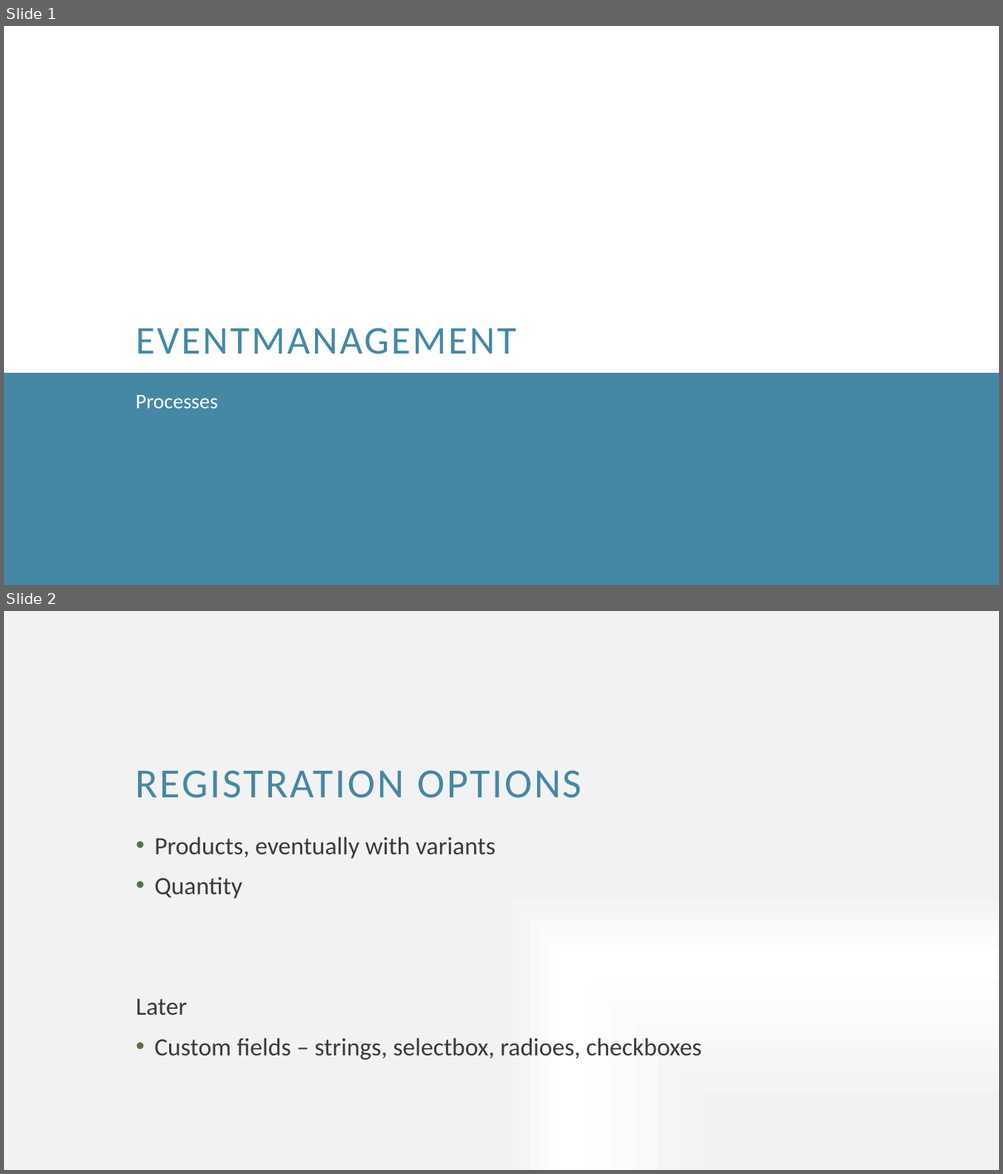
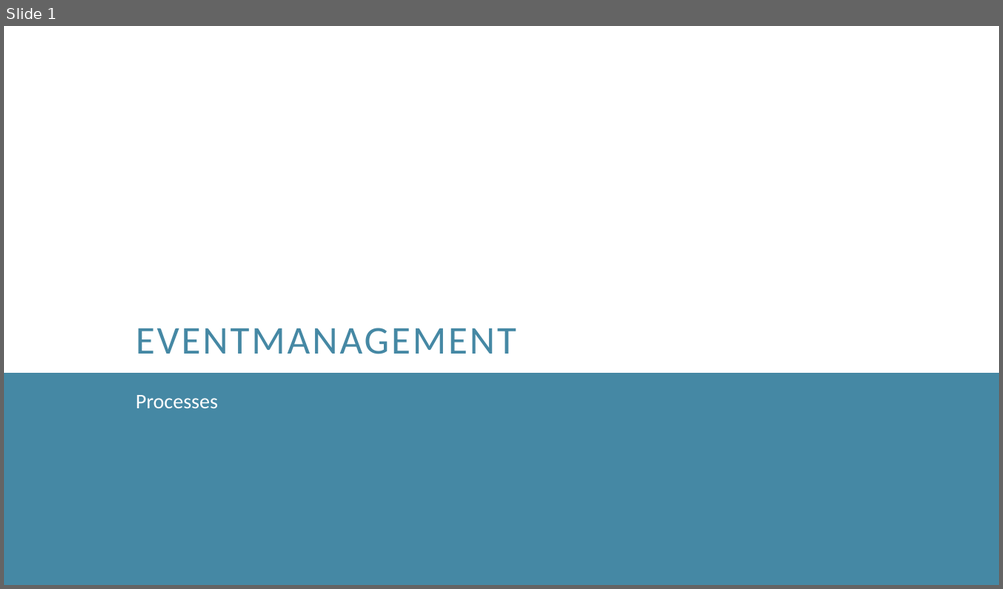
Before and after one commit to DaiHai027/Eventuras, a slide deck: docs/Specification/Specification.pptx. Shown one above the other, each under a label of ours: slides 1 and 2 before the commit, slide 1 after it. The pictures are 1003x1174 and 1003x589 pixels, drawn with LibreOffice and Linux fonts; fonts in the diff are those of the drawing. Boxes give left, top, right and bottom in pixels: in the first picture for what was removed or moved away, otherwise in the second. Text is boxed around its words. In the diff, an @@ line names an element or a change of style, - is before the commit and + after.

```diff
--- a/docs/Specification/Specification.pptx
+++ b/docs/Specification/Specification.pptx
@@ slide 2 removed at bbox=[4, 611, 999, 1170], background gradient #F2F2F2 to #FFFFFF @@
@@ title removed at bbox=[136, 770, 581, 798] @@
-REGISTRATION OPTIONS
@@ text removed at bbox=[136, 837, 701, 1060] @@
-• Products, eventually with variants
-• Quantity
-Later
-• Custom fields – strings, selectbox, radioes, checkboxes
```
Also in this commit, not shown: 1 slide changed, 3 slides added.
